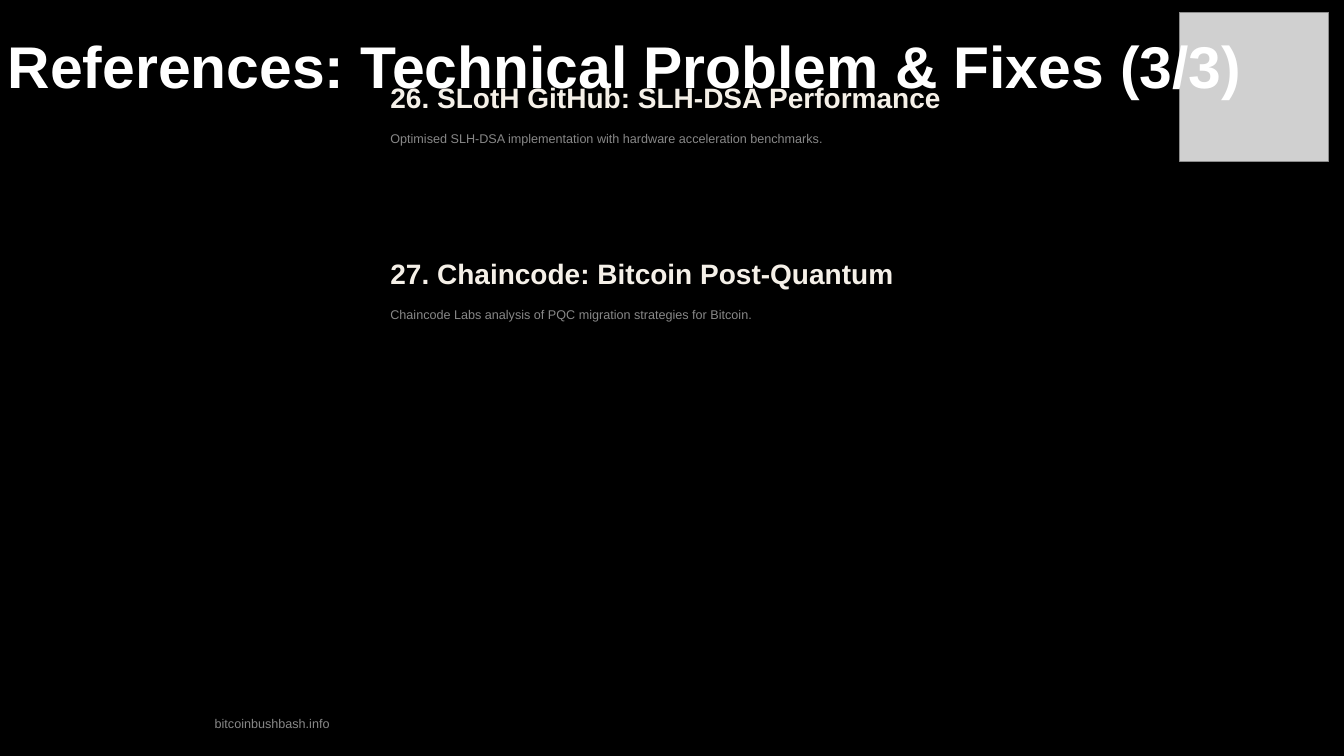
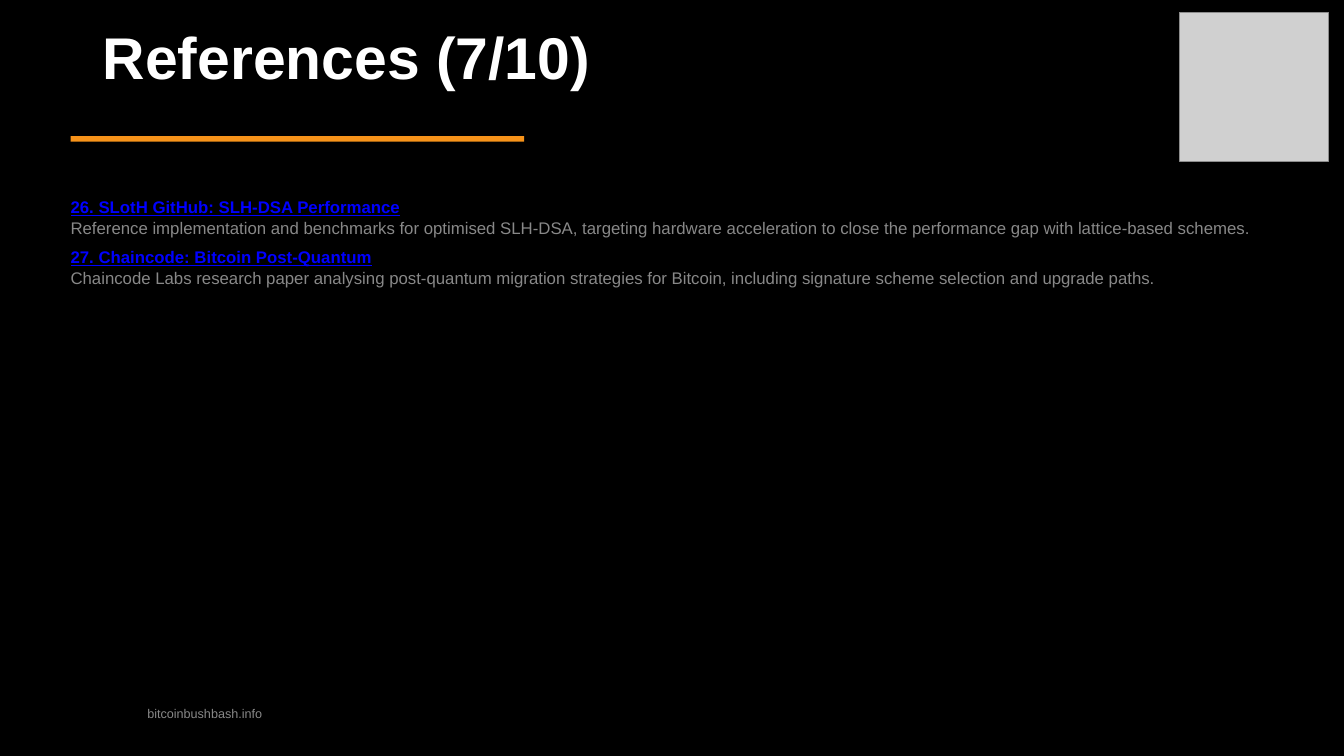
Before and after one commit to TrentOmega/qc-threat, a slide deck: slide 37 of quantum-threat-bitcoin-bushbash.odp. Drawn at 1344x756 pixels with LibreOffice and Linux fonts; fonts in the diff are those of the drawing; grey boxes stand for pictures. Boxes give left, top, right and bottom in pixels: in the first picture for what was removed or moved away, otherwise in the second. Text is boxed around its words. In the diff, an @@ line names an element or a change of style, - is before the commit and + after.

Commit message:
Updated reference formating

```diff
--- a/quantum-threat-bitcoin-bushbash.odp
+++ b/quantum-threat-bitcoin-bushbash.odp
@@ text at [103,36,590,90]: text changed @@
-References: Technical Problem & Fixes (3/3)
+References (7/10)
@@ rectangle at [71,136,524,141]: fill #000000 to #F7931A @@
@@ text at [71,201,400,267]: size 20 to 12 pt, text colour #F5F0E8 to #0000FF, underline on in "26. SLotH GitHub: SLH-DSA Performance", "27. Chaincode: Bitcoin Post-Quantum"; less space between paragraphs @@
@@ text "26. SLotH GitHub: SLH-DSA Performance": place and size @@
-text "26. SLotH GitHub: SLH-DSA Performance" at [390,86,940,322]
+text "26. SLotH GitHub: SLH-DSA Performance" at [71,201,1250,288]
@@ text "26. SLotH GitHub: SLH-DSA Performance" at [71,201,1250,288]: vertical alignment middle to top @@
@@ text at [71,222,1250,238]: text changed; size 9 to 12 pt @@
-Optimised SLH-DSA implementation with hardware acceleration benchmarks.
-https://github.com/slh-dsa/sloth
+Reference implementation and benchmarks for optimised SLH-DSA, targeting hardware acceleration to close the performance gap with lattice-based schemes.
@@ text at [71,272,1155,288]: text changed; size 9 to 12 pt @@
-Chaincode Labs analysis of PQC migration strategies for Bitcoin.
-https://chaincode.com/bitcoin-post-quantum.pdf
+Chaincode Labs research paper analysing post-quantum migration strategies for Bitcoin, including signature scheme selection and upgrade paths.
@@ text "bitcoinbushbash.info": place and size @@
-text "bitcoinbushbash.info" at [215,719,330,728]
+text "bitcoinbushbash.info" at [147,709,262,718]
```
Also in this commit, not shown: 8 other slides changed, 1 slide added, 3 other files.
